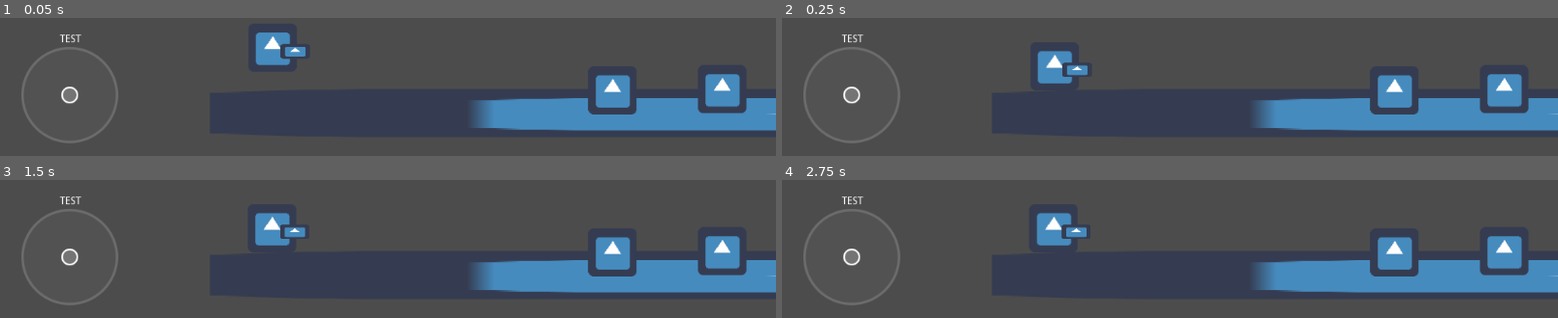
Above: before the commit, frames 1-4 (two rows, left to right).
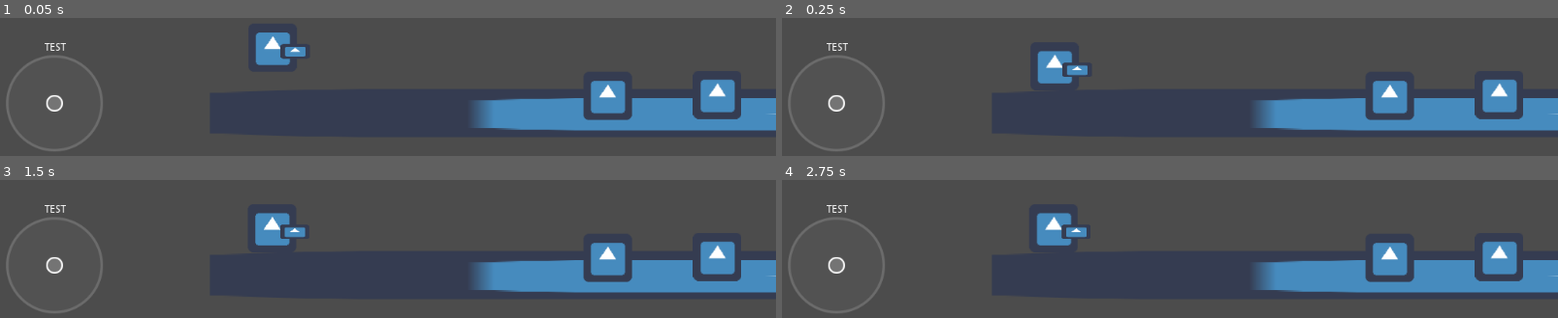
Above: after the commit, the same moments.

Repository: stranker/TD-WW2
Game: Godot game, scene res://Mapa/TEST_ARENA.tscn
Same seed, same stepped clock (60 frames per second), same inputs: the game is played once before the commit and once after it. The engine's default icon, where the game draws it, is replaced by a stand-in: a white triangle on a blue panel in a dark square.
Inputs (mouse positions are in pixels of both pictures, inside the frame that each line leads up to):
- Up to frame 1 (0.05 s): no input
- Up to frame 2 (0.25 s): no input
- Up to frame 3 (1.5 s): tap Enter at 0.5 s; move the mouse to (outside the picture) at 0.52 s; click (outside the picture) at 0.67 s; tap Space at 1.25 s; drag from (outside the picture) to (294, 232) at 1.27 s
- Up to frame 4 (2.75 s): tap Enter at 2 s; move the mouse to (outside the picture) at 2.02 s; click (outside the picture) at 2.17 s

The runs differ from the first frame. In frame 1, 4.0% of the frame differs, in the area x 0-97%, y 11-97%; in frame 2, 4.0%; in frame 3, 4.0%; in frame 4, 4.0%.

Commit message:
FIX 2

Diff:
--- a/Mapa/TEST_ARENA.tscn
+++ b/Mapa/TEST_ARENA.tscn
@@ -8,7 +8,7 @@
 custom_solver_bias = 0.0
 extents = Vector2( 10, 10 )
 
-[node name="TEST_ARENA" type="Node2D"]
+[node name="TEST_ARENA" type="Node2D" index="0"]
 
 [node name="Piso" type="StaticBody2D" parent="." index="0"]
 
--- a/Objetos/ControlAnalogico.tscn
+++ b/Objetos/ControlAnalogico.tscn
@@ -59,16 +59,12 @@
 	pass"
 _sections_unfolded = [ "Resource" ]
 
-[node name="ControlAnalogico" type="Control" index="0"]
+[node name="ControlAnalogico" type="Control"]
 
 anchor_left = 0.0
 anchor_top = 0.0
 anchor_right = 0.0
 anchor_bottom = 0.0
-margin_left = 367.0
-margin_top = 236.0
-margin_right = 367.0
-margin_bottom = 236.0
 rect_pivot_offset = Vector2( 0, 0 )
 mouse_filter = 0
 mouse_default_cursor_shape = 0
--- a/Objetos/Player.tscn
+++ b/Objetos/Player.tscn
@@ -60,7 +60,7 @@
 custom_solver_bias = 0.0
 radius = 60.0
 
-[node name="Player" type="KinematicBody2D"]
+[node name="Player" type="KinematicBody2D" index="0"]
 
 input_pickable = false
 collision_layer = 1
@@ -123,15 +123,29 @@
 
 anchor_top = 1.0
 anchor_bottom = 1.0
-margin_left = 92.0
-margin_top = -81.0
-margin_right = 92.0
-margin_bottom = -81.0
+margin_left = 72.0
+margin_top = -70.0
+margin_right = 72.0
+margin_bottom = -70.0
 _sections_unfolded = [ "Rect" ]
 
-[node name="Shoot" type="TouchScreenButton" parent="GUI" index="1"]
+[node name="Control" type="Control" parent="GUI" index="1"]
 
-position = Vector2( 776.278, 480.84 )
+anchor_left = 1.0
+anchor_top = 1.0
+anchor_right = 1.0
+anchor_bottom = 1.0
+margin_left = -226.0
+margin_top = -160.0
+rect_pivot_offset = Vector2( 0, 0 )
+mouse_filter = 0
+mouse_default_cursor_shape = 0
+size_flags_horizontal = 1
+size_flags_vertical = 1
+
+[node name="Shoot" type="TouchScreenButton" parent="GUI/Control" index="0"]
+
+position = Vector2( -28.2125, 48.2366 )
 normal = ExtResource( 1 )
 pressed = null
 bitmask = null
@@ -142,9 +156,9 @@
 action = "shoot"
 visibility_mode = 0
 
-[node name="Jump" type="TouchScreenButton" parent="GUI" index="2"]
+[node name="Jump" type="TouchScreenButton" parent="GUI/Control" index="1"]
 
-position = Vector2( 920.983, 479.333 )
+position = Vector2( 116.492, 46.7296 )
 normal = ExtResource( 1 )
 pressed = null
 bitmask = null
@@ -155,6 +169,6 @@
 action = ""
 visibility_mode = 0
 
-[connection signal="pressed" from="GUI/Shoot" to="." method="_on_TouchScreenButton_pressed"]
+[connection signal="pressed" from="GUI/Control/Shoot" to="." method="_on_TouchScreenButton_pressed"]
 
-[connection signal="pressed" from="GUI/Jump" to="." method="_on_Jump_pressed"]
+[connection signal="pressed" from="GUI/Control/Jump" to="." method="_on_Jump_pressed"]
--- a/project.godot
+++ b/project.godot
@@ -16,7 +16,6 @@
 
 [display]
 
-window/size/fullscreen=true
 window/handheld/emulate_touchscreen=true
 
 [input]
